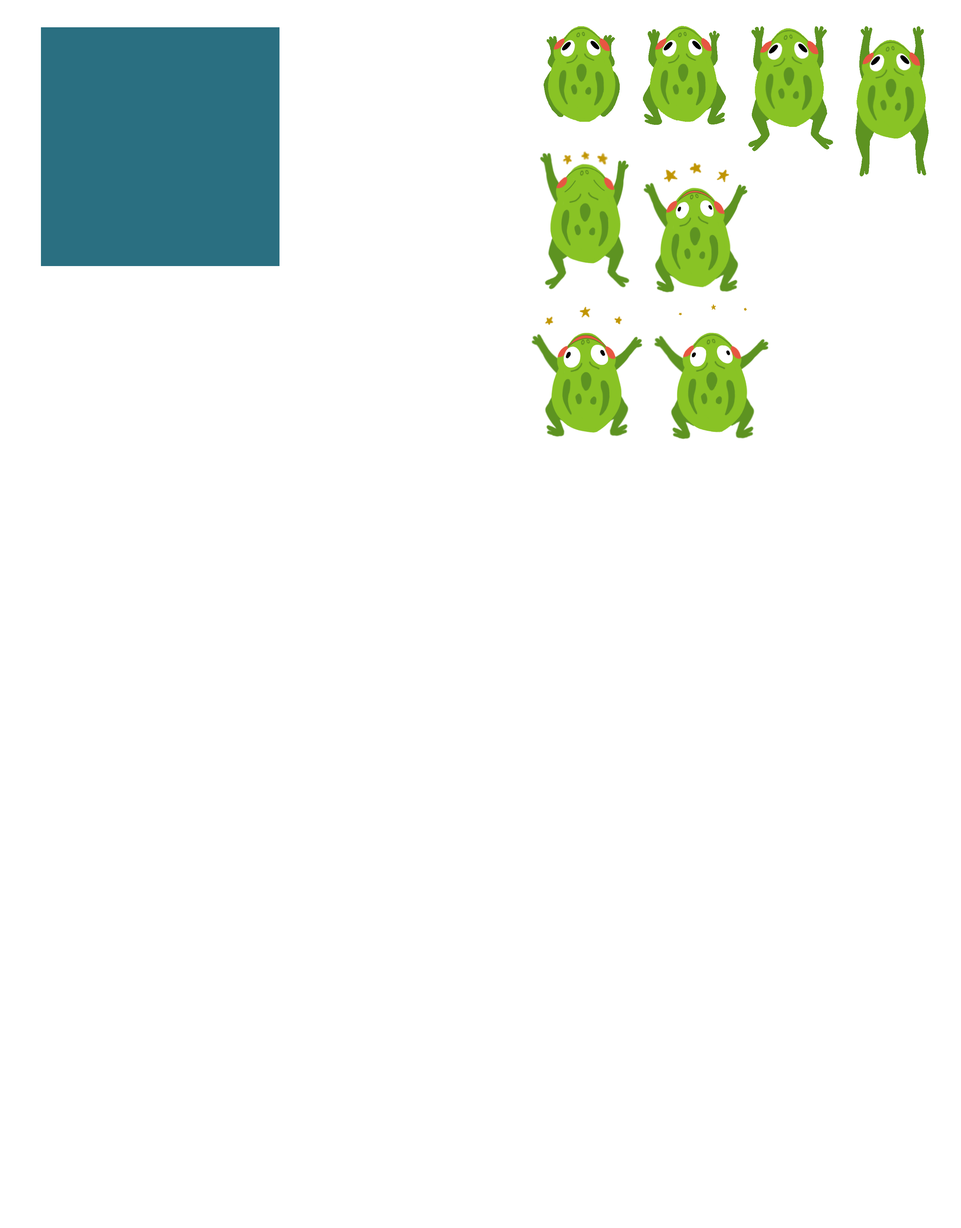
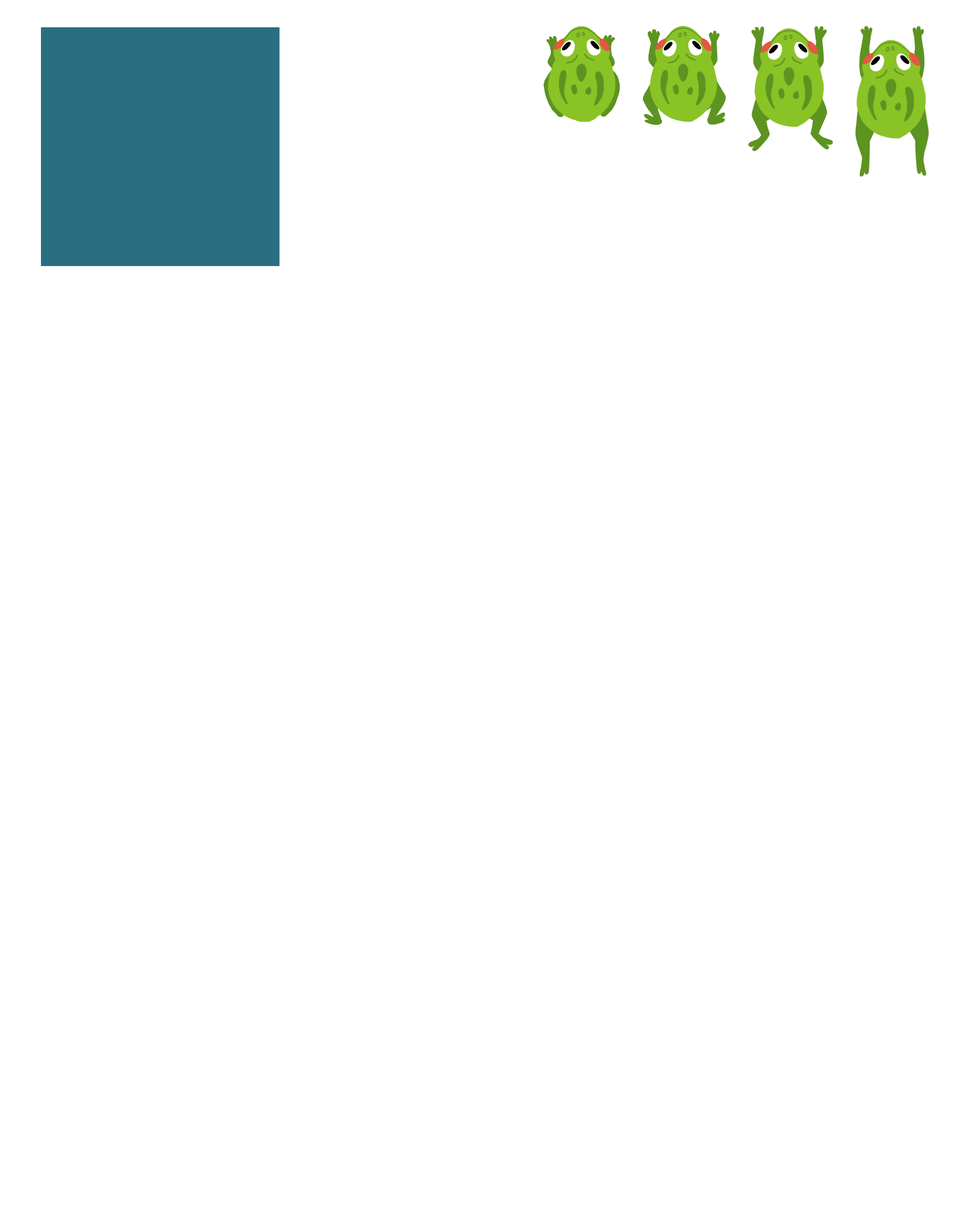
Before/after of a 961px x 1228px layered artwork. What changed in the layer stack:
painted on "Layer 9" over left=642, top=25, right=726, bottom=125
painted on "Layer 8" over left=747, top=25, right=833, bottom=152
painted on "Layer 7" over left=854, top=25, right=930, bottom=178
removed group "bump" (4 layers) over left=530, top=150, right=769, bottom=440
removed layer "Layer 15" from group "bump" over left=530, top=305, right=643, bottom=438
removed layer "Layer 16" from group "bump" over left=653, top=303, right=769, bottom=440
removed layer "Layer 14" from group "bump" over left=642, top=162, right=748, bottom=294
removed layer "Layer 13" from group "bump" over left=539, top=150, right=630, bottom=290
